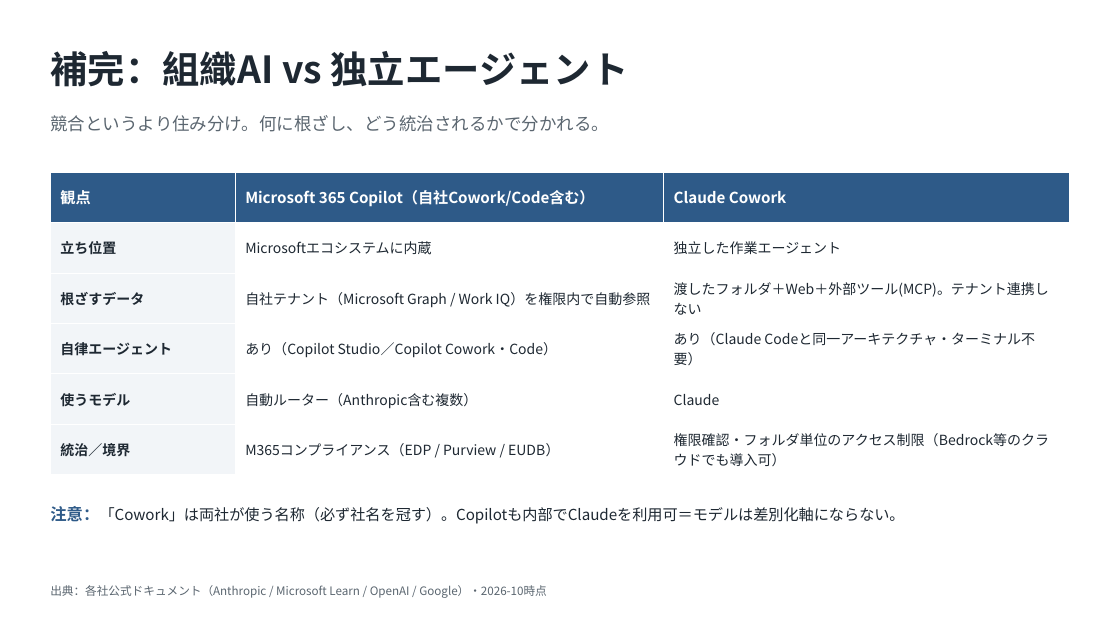
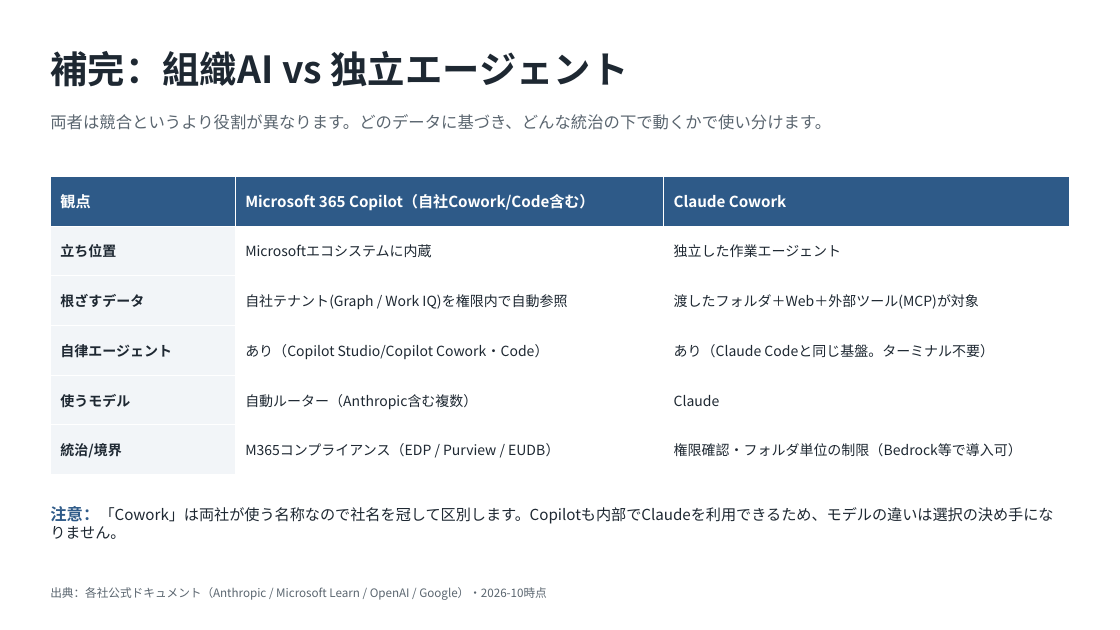
Before and after one commit to ctc-itkr/claude-hands-on, a slide deck: slide 3 of docs/03_参考資料/Copilot_Cowork_競合比較.pptx. Drawn at 1120x630 pixels with LibreOffice and Linux fonts; fonts in the diff are those of the drawing. Boxes give left, top, right and bottom in pixels: in the first picture for what was removed or moved away, otherwise in the second. Text is boxed around its words. In the diff, an @@ line names an element or a change of style, - is before the commit and + after.

```diff
--- a/docs/03_参考資料/Copilot_Cowork_競合比較.pptx
+++ b/docs/03_参考資料/Copilot_Cowork_競合比較.pptx
@@ text at <box>50,114,831,130</box>: text changed; size 15 to 14 pt @@
-競合というより住み分け。何に根ざし、どう統治されるかで分かれる。
+両者は競合というより役割が異なります。どのデータに基づき、どんな統治の下で動くかで使い分けます。
@@ table at <box>50,176,1070,475</box> @@
-row 3, column 2: 自社テナント（Microsoft Graph / Work IQ）を権限内で自動参照
+row 3, column 2: 自社テナント(Graph / Work IQ)を権限内で自動参照
-row 3, column 3: 渡したフォルダ＋Web＋外部ツール(MCP)。テナント連携しない
+row 3, column 3: 渡したフォルダ＋Web＋外部ツール(MCP)が対象
-row 4, column 2: あり（Copilot Studio／Copilot Cowork・Code）
+row 4, column 2: あり（Copilot Studio/Copilot Cowork・Code）
-row 4, column 3: あり（Claude Codeと同一アーキテクチャ・ターミナル不要）
+row 4, column 3: あり（Claude Codeと同じ基盤。ターミナル不要）
-row 6, column 1: 統治／境界
+row 6, column 1: 統治/境界
-row 6, column 3: 権限確認・フォルダ単位のアクセス制限（Bedrock等のクラウドでも導入可）
+row 6, column 3: 権限確認・フォルダ単位の制限（Bedrock等で導入可）
@@ table: place and size @@
-table at <box>50,172,1070,475</box>
+table at <box>50,176,1070,475</box>
@@ text at <box>50,506,1054,539</box>: text changed @@
-注意：「Cowork」は両社が使う名称（必ず社名を冠す）。Copilotも内部でClaudeを利用可＝モデルは差別化軸にならない。
+注意：「Cowork」は両社が使う名称なので社名を冠して区別します。Copilotも内部でClaudeを利用できるため、モデルの違いは選択の決め手になりません。
```
Also in this commit, not shown: 4 other slides changed.
